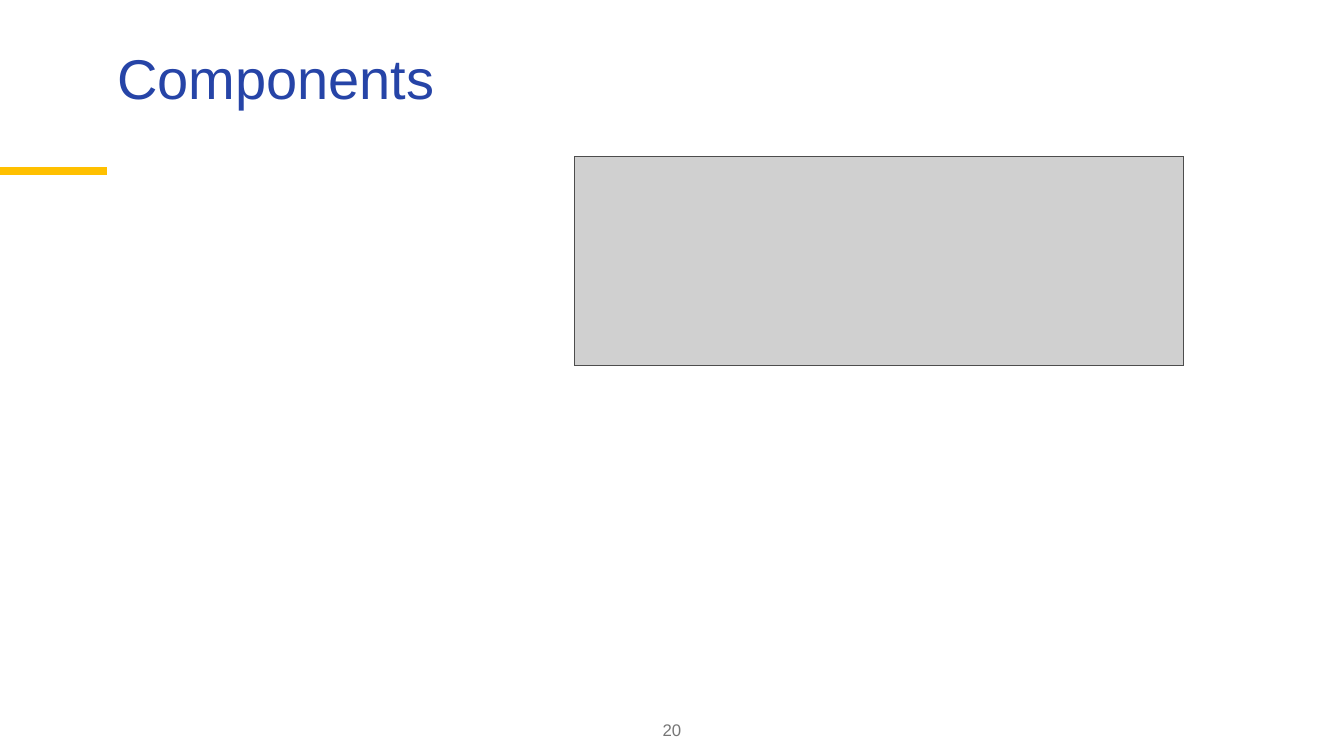
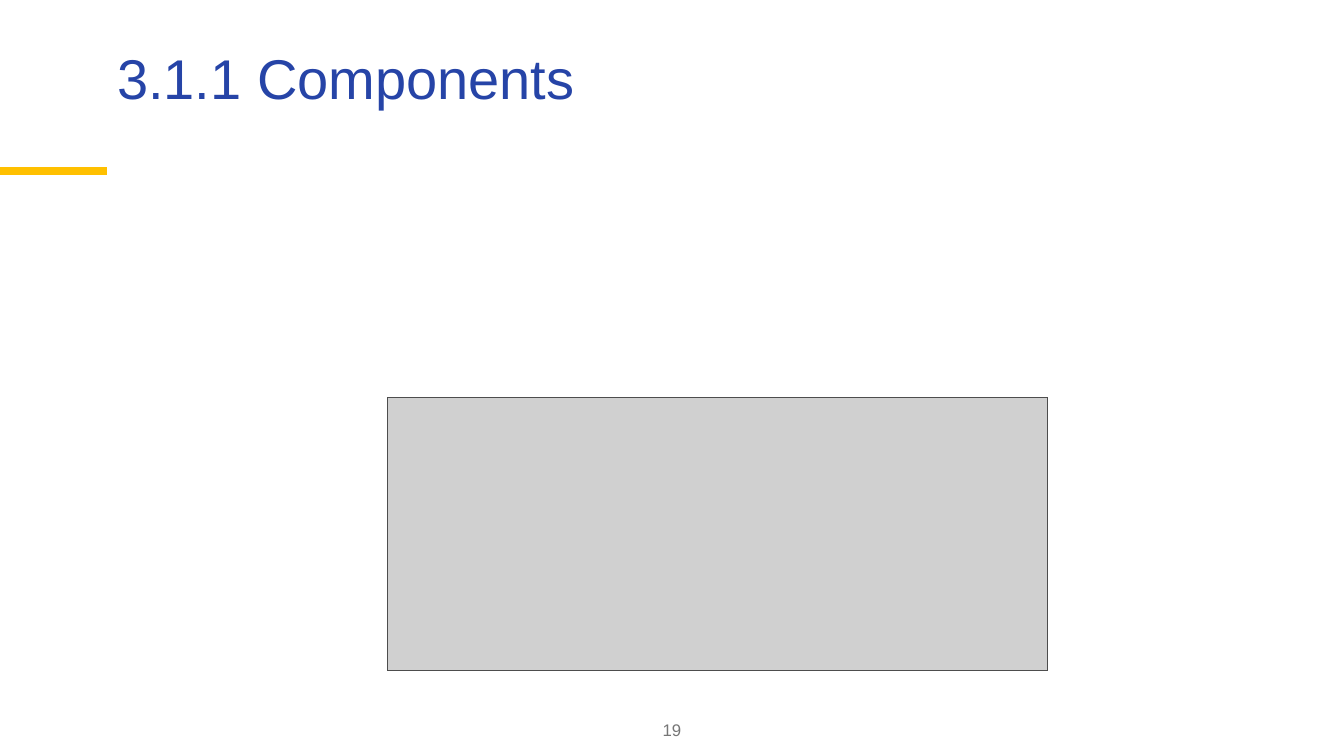
Before and after one commit to palatej/ESTP2026, a slide deck: slide 19 of 3.2 SEATS.pptx (slide 20 before the commit). Drawn at 1344x756 pixels with LibreOffice and Linux fonts; fonts in the diff are those of the drawing; grey boxes stand for pictures; background and template pictures are left out. Boxes give left, top, right and bottom in pixels: in the first picture for what was removed or moved away, otherwise in the second. Text is boxed around its words. In the diff, an @@ line names an element or a change of style, - is before the commit and + after.

```diff
--- a/3.2 SEATS.pptx
+++ b/3.2 SEATS.pptx
@@ title at <box>117,60,574,108</box>: text changed @@
-Components
+3.1.1 Components
@@ picture removed at <box>575,157,1184,366</box> @@
@@ picture added at <box>388,398,1048,671</box> @@
@@ page number at <box>663,724,682,736</box>: text changed @@
-20
+19
```
Also in this commit, not shown: 9 other slides changed, 1 slide added, 6 slides removed, 3 other files.
